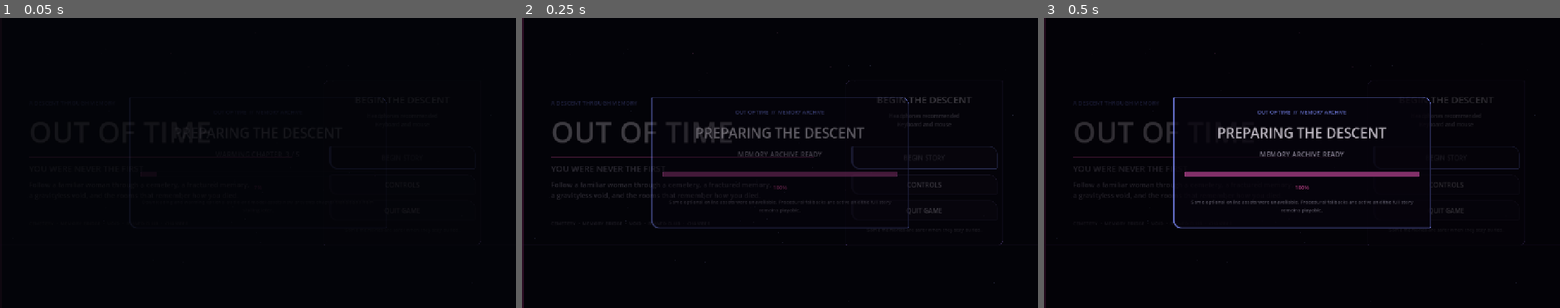
Above: before the commit, frames 1-3 (left to right).
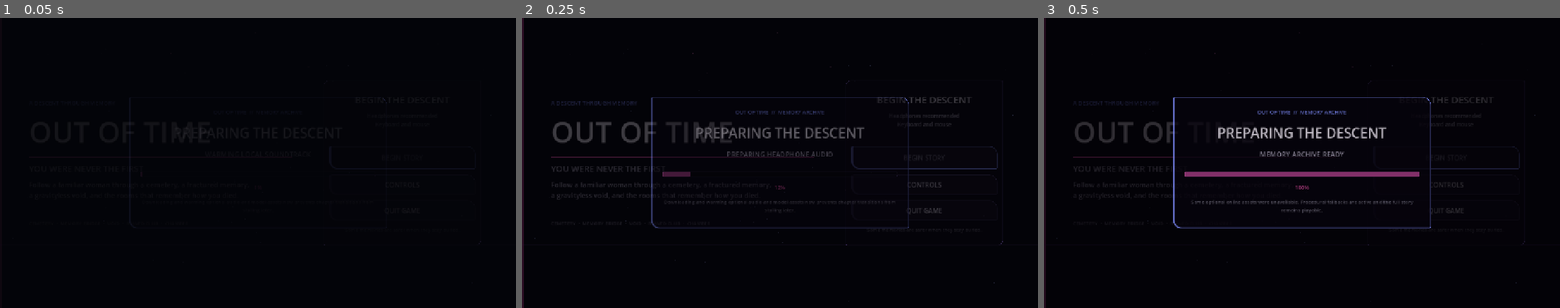
Above: after the commit, the same moments.

Repository: fuzeonspotify/outoftime
Game: Godot game, scene res://scenes/main.tscn
Two runs of this game, one before a commit and one after it. Both use one fixed random seed, a clock stepped at 60 frames per second and the inputs below.
Inputs:
- Up to frame 1 (0.05 s): no input
- Up to frame 2 (0.25 s): no input
- Up to frame 3 (0.5 s): no input

The runs differ from the first frame. In frame 2, 0.8% of the frame differs, in the area x 28-73%, y 46-67%; in frame 3, nothing differs.

Commit message:
Use complete startup preload pipeline

Diff:
--- a/project.godot
+++ b/project.godot
@@ -17,8 +17,8 @@
 [autoload]
 
 OnlineAudioLibrary="*res://scripts/audio/online_audio_library.gd"
-StartupPreloader="*res://scripts/bootstrap/startup_preloader.gd"
 MusicDirector="*res://scripts/audio/music_director.gd"
+StartupPreloader="*res://scripts/bootstrap/startup_preloader_release.gd"
 SFXDirector="*res://scripts/audio/sfx_director.gd"
 DialogueDirector="*res://scripts/dialogue/dialogue_director.gd"
 CinematicPlayerLock="*res://scripts/dialogue/cinematic_player_lock.gd"
